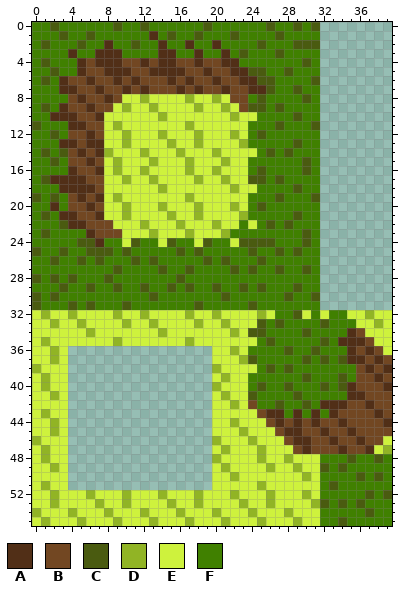
One commit to this pixel-art sprite: assets/worlds/forest.png. The picture above is the old version.
The file is 40x56 pixels.
Palette (. is transparent): A #512f17  B #724722  C #4a5b10  D #91b425  E #cef23d  F #408000
Pixels before, first column x 0:
 0 FFCFFFFFFCFFCFFFFFFCFFFFFFCFFCFC........
 1 FFFCFFCFFFFFFAFCFFCFFFCFFFFCFFFF........
 2 FCFFFCFFAFFCFFAFFAFFAFFFFCFFFCCC........
 3 FFFFAFFAAAFFFFAAFFAFFAFCFFFCFFFF........
 4 FCFFFABAAABBABAABBABBAAFFFFFFFCF........
 5 FFCFFABBAAABBAAAABBABBAACCFFCFFF........
 6 FCFABBABBABABBBABABBABBAACCFFFFC........
 7 FFFAABBABBABABBBABABBABBAACFFCFF........
 8 FFFFBABBABEEDEEEEDEEDEBBFCFFFFCF........
 9 FCFABBABBEDEEDEEEEDEEDEBCCFCFFFF........
10 FFAAABBAEEEEEEDEEEEEEEDEEFFFFCFF........
11 CFFFAABBEDEEEEEEEDEEEEEEFFFCFFFC........
12 FFCFBBABEEDEEEDEEEDEEEDEFCFFFFFF........
13 FFFAABAAEEDEEEEDEEDEEEEDFFFFFCFF........
14 FCFCBABADEEEDEEEDEEEDEEEEFCFCFFF........
15 FFCFBBABEDEEEDEEEDEEEDEEFFFFFFCF........
16 FFFFABBAEDEEDEEEEDEEDEEEFCFFFFCF........
17 FCAAAABBEEDEEDEEEEDEEDEECCFCFFFF........
18 FFFAAAABEEEEEEDEEEEEEEDEEFFFFCFF........
19 CFCFBABAEDEEEEEEEDEEEEEEFFFCFFFC........
20 FFAFBBABEEDEEEDEEEDEEEDEFCFFFFFF........
21 FCFAABBAEEDEEEEDEEDEEEEDFFFFFCFF........
22 FFFCAABBBEEEDEEEDEEEDEEFEFCFCFFF........
23 FCFFFFABBBEEEDEEEDEEEDFFFFFFFFCF........
24 FFFFFCCAFFECFFECFFECFFECCCCFFFCF........
25 CFFCFFCCCFCFFFFFCFCFFFFFCFFCFCFF........
26 FFCFFCFCFFFCFCFFFFFCFCFFFCFFFFFF........
27 FFFFFFFFFCFFFFCFFCFFFFCFCFFCFFCF........
28 CFCFCFFFCFFFFFFFCFFFFFFFFFFFFFFF........
29 FFFCFFCFFCFFCFFCFCFFCFFCFCFFFCFF........
30 CFCFFFFFFFFFFCFFFFFFFCFFFFFFCFFC........
31 CFFFCFCFFFCFFFFFFFCFFFFFCFFFFFFF........
32 EDEEDEEEEDEEDEEEEDEEDEEEEDEFFCEFEFFEEDEE
33 EEDEEDEEEEDEEDEEEEDEEDEEECFCFFFFCFFFEEDE
34 EEEEEEDEEEEEEEDEEEEEEEDECCFFFFCFFFFABEEE
35 EDEEEEEEEDEEEEEEEDEEEEEEEFCFFFFFCFAAABEE
36 EEDE................EEDEFFFFCFFCFFFABABE
37 EEDE................EEEDCFFFFFCFCFCAABAB
38 DEEE................DEEEEFCFCFFFFFFFBABA
39 EDEE................EDEEFFFFFFCFFFCFBBAB
40 EDEE................DEEEFCFFCFFFCFCABBBA
41 EEDE................EDEECFFFFCFFFFFAABBB
42 EEEE................EEDEBFFCFFCFAAABBABB
43 EDEE................EEEEEBAAFAFAFABBBBAB
44 EEDE................EEDEEEBABABABBABBBBA
45 EEDE................EEEDEEEBAABBABBABBBB
46 DEEE................DEEEDEEEBAABBABBABBE
47 EDEE................EDEEEDEEEBABBBABBAED
48 EDEE................DEEEEDEEDEEEFFFCFFCF
49 EEDE................EDEEEEDEEDEECFCFFFFF
50 EEEE................EEDEEEEEEEDEFFFFCFCF
51 EDEE................EEEEEDEEEEEEFCFFFFFF
52 EEDEEEDEEEDEEEDEEEDEEEDEEEDEEEDEFFFFFCFC
53 EEDEEEEDEEDEEEEDEEDEEEEDEEDEEEEDCFCFCFFF
54 DEEEDEEEDEEEDEEEDEEEDEEEDEEEDEEEFFFFFCFF
55 EDEEEDEEEDEEEDEEEDEEEDEEEDEEEDEEFFCFFFFF
New version:
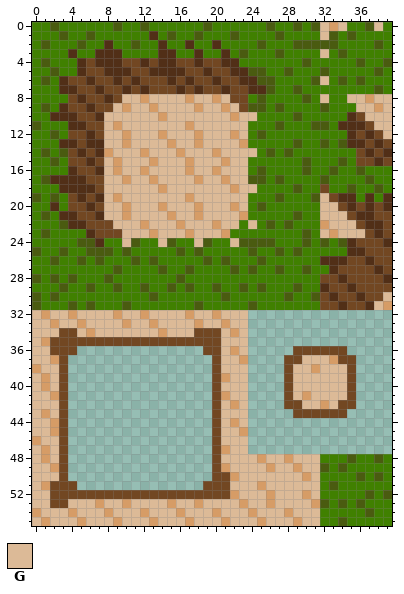
Colours new in this view: G #dcba97
The edit:
colour D: #91b425 -> #d69c66
Changed rows in their new state; - is a pixel that keeps its letter.
first column x 0:
 0 --------------------------------GDGFFCGF
 1 --------------------------------GCFCFFFF
 2 --------------------------------CCFFFFCF
 3 --------------------------------GFCFFFFF
 4 --------------------------------FFFFCFFC
 5 --------------------------------CFFFFFCF
 6 --------------------------------GFCFCFFF
 7 --------------------------------FFFFFFCF
 8 ----------GG-GGGG-GG-G----------GFFGGDGG
 9 ---------G-GG-GGGG-GG-G---------CFFFGGDG
10 --------GGGGGG-GGGGGGG-GG-------FFFABGGG
11 --------G-GGGGGGG-GGGGGG--------CFAAABGG
12 --------GG-GGG-GGG-GGG-G--------FFFABABG
13 --------GG-GGGG-GG-GGGG---------CFCAABAB
14 ---------GGG-GGG-GGG-GGGG-------FFFFBABA
15 --------G-GGG-GGG-GGG-GG--------FFCFBBAB
16 --------G-GG-GGGG-GG-GGG--------FCFFCFFF
17 --------GG-GG-GGGG-GG-GG--------CFFFFCFF
18 --------GGGGGG-GGGGGGG-GG-------BFFCFFCF
19 --------G-GGGGGGG-GGGGGG--------GBAAFAFA
20 --------GG-GGG-GGG-GGG-G--------GGBABABA
21 --------GG-GGGG-GG-GGGG---------GGGBAABB
22 ---------GGG-GGG-GGG-GG-G-------DGGGBAAB
23 ----------GGG-GGG-GGG-----------GDGGGBAB
24 ----------G---G---G---G---------CFCABBBA
25 --------------------------------FFFAABBB
26 --------------------------------AAABBABB
27 --------------------------------FABBBBAB
28 --------------------------------BBABBBBA
29 --------------------------------ABBABBBB
30 --------------------------------BABBABBG
31 --------------------------------BBABBAGD
32 G-GG-GGGG-GG-GGGG-GG-GGG................
33 GG-GG-GGGG-GG-GGGG-GG-GG................
34 GGGBBG-GGGGGGG-GGGBBBG-G................
35 G-BBBBBBBBBBBBBBBBBBBGGG................
36 GGBBB--------------BBG-G.....BBBBBB.....
37 GG-B----------------BGG-....BBGGGDBB....
38 -GGB----------------BGGG....BGGDGGGB....
39 G-GB----------------B-GG....BGGGGGGB....
40 G-GB----------------BGGG....BGGGGGGB....
41 GG-B----------------B-GG....BGDGGGGB....
42 GGGB----------------BG-G....BBGGDGB-....
43 G-GB----------------BGGG.....BBBBB-.....
44 GG-B----------------BG-G................
45 GG-B----------------BGG-................
46 -GGB----------------BGGG................
47 G-GB----------------B-GG................
48 G-GB----------------BGGGG-GG-GGG--------
49 GG-B----------------B-GGGG-GG-GG--------
50 GGGB----------------BB-GGGGGGG-G--------
51 G-BBB--------------BBBGGG-GGGGGG--------
52 GGBBBBBBBBBBBBBBBBBBBB-GGG-GGG-G--------
53 GGBBGGG-GG-GGGG-GG-GGGG-GG-GGGG---------
54 -GGG-GGG-GGG-GGG-GGG-GGG-GGG-GGG--------
55 G-GGG-GGG-GGG-GGG-GGG-GGG-GGG-GG--------
Changed places in both pictures, as pixel boxes (x1, y1, x2, y2):
changed: (32, 22, 392, 526)
